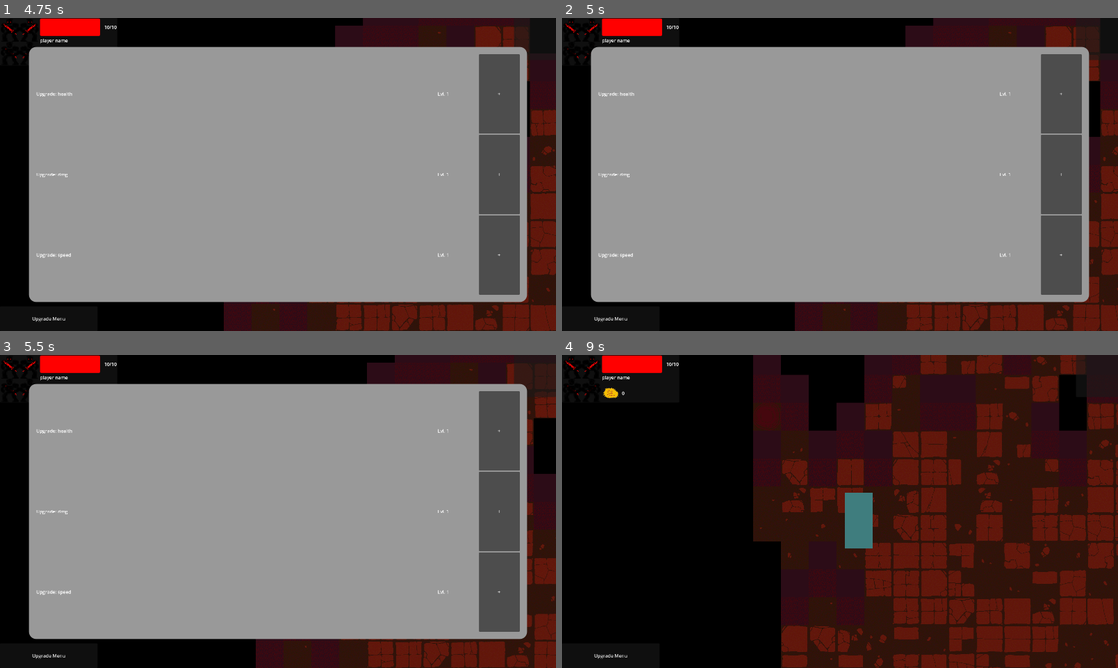
Above: before the commit, frames 1-4 (two rows, left to right).
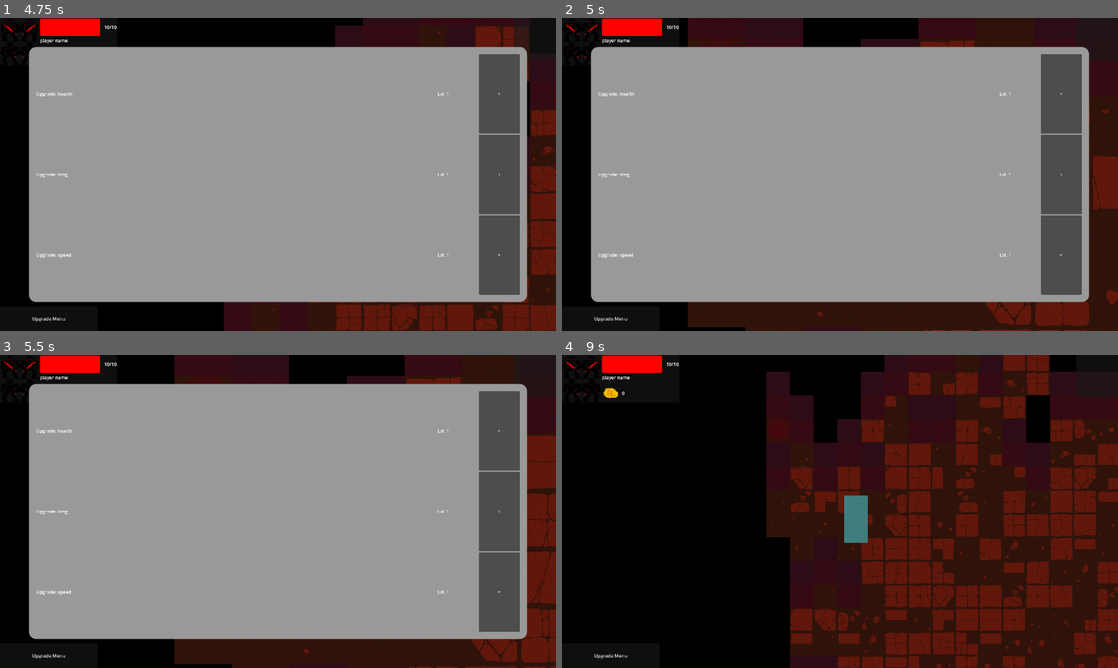
Above: after the commit, the same moments.

Repository: jible/capstone
Game: Godot game, scene res://scenes/testScenes/main_menu.tscn
The game is run twice, just before and just after one commit, with the same random seed, the same clock (stepped at 60 frames per second) and the same inputs. The engine's default icon, where the game draws it, is replaced by a stand-in: a white triangle on a blue panel in a dark square.
Inputs (mouse positions are in pixels of both pictures, inside the frame that each line leads up to):
- Up to frame 1 (4.75 s): click "Play" at 0.5 s; move the mouse to (400, 158) at 1.27 s; hold Right (right) 1.28-2.03 s; hold Space (attack) 1.28-2.03 s; move the mouse to (166, 190) at 2.02 s; hold Down (down) 2.03-2.78 s; tap Space (attack) at 2.1, 3.6 s; move the mouse to (333, 105) at 2.77 s; hold Right (right) 2.78-3.53 s; hold Space (attack) 2.78-3.53 s; move the mouse to (250, 237) at 3.52 s; hold Tab (OpenUpgrades) 3.53-4.28 s; move the mouse to (444, 221) at 4.27 s; hold Left (left) from 4.28 s (still down); hold Space (attack) from 4.28 s (still down)
- Up to frame 2 (5 s): keep holding Left (left); keep holding Space (attack); tap = (debug_zoom_in) at 4.9 s
- Up to frame 3 (5.5 s): keep holding Left (left); move the mouse to (111, 464) at 5.02 s; release Space (attack) at 5.03 s; tap Space (attack) at 5.1 s
- Up to frame 4 (9 s): tap - (debug_zoom_out) at 5.65 s; move the mouse to (867, 511) at 5.77 s; release Left (left) at 5.78 s; hold Down (down) 5.78-6.53 s; hold Space (attack) 5.78-6.53 s; move the mouse to (756, 433) at 6.52 s; hold Right (right) 6.53-7.28 s; tap Space (attack) at 6.6, 8.1 s; move the mouse to (962, 495) at 7.27 s; hold Tab (OpenUpgrades) 7.28-8.03 s; hold Space (attack) 7.28-8.03 s; move the mouse to (728, 527) at 8.02 s; hold Right (right) 8.03-8.78 s; move the mouse to (895, 442) at 8.77 s; hold Down (down) from 8.78 s (still down); hold Space (attack) from 8.78 s (still down)

Frame 1 is identical in both runs. In frame 2, 8.9% of the frame differs, in the area x 22-100%, y 0-100%; in frame 3, 8.7%; in frame 4, 27%, in the area x 34-100%, y 0-100%.

Commit message:
navmesh functioning for enemies!

Diff:
--- a/nav_mesh_maker.gd
+++ b/nav_mesh_maker.gd
@@ -1,14 +1,6 @@
 extends NavigationRegion2D
 class_name NavMeshMaker
 
-# Make a nav mesh region bound within corners(arg)
-# bake this area with the tile map in mind
-
 func make_mesh(corners):
-	var new_navigation_polygon = NavigationPolygon.new()
-	var bounding_outline = corners
-	new_navigation_polygon.add_outline(bounding_outline)
-	NavigationServer2D.bake_from_source_geometry_data(new_navigation_polygon, NavigationMeshSourceGeometryData2D.new());
-
-	navigation_polygon = new_navigation_polygon
+	# TODO Find a way to manually modify the outter bounds of the navmesh.
 	bake_navigation_polygon()
--- a/navigator.gd
+++ b/navigator.gd
@@ -19,7 +19,7 @@
 	if update_map() == null:
 		return null
 	calc_path()
-	return path [0]
+	return path [1]
 
 
 func update_target(target_char):
--- a/scenes/level_generator.tscn
+++ b/scenes/level_generator.tscn
@@ -20,6 +20,13 @@
 sources/0 = SubResource("TileSetAtlasSource_sr1dw")
 
 [sub_resource type="NavigationPolygon" id="NavigationPolygon_4vgcj"]
+vertices = PackedVector2Array(375529, 387622, -7935.87, 387929, -6989.11, -6390.58, 384411, -11048.4)
+polygons = Array[PackedInt32Array]([PackedInt32Array(0, 1, 2, 3)])
+outlines = Array[PackedVector2Array]([PackedVector2Array(-7039, -6440, -7986, 387979, 375578, 387672, 384462, -11099)])
+source_geometry_mode = 2
+source_geometry_group_name = &"pathfinder_collision"
+border_size = 1.0
+agent_radius = 50.0
 
 [node name="Level Generator" type="Node2D" node_paths=PackedStringArray("nav_mesh_maker")]
 script = ExtResource("1_imcpr")
@@ -27,7 +34,7 @@
 exit = ExtResource("3_8m6eb")
 nav_mesh_maker = NodePath("NavMeshMaker")
 
-[node name="Environment" type="TileMapLayer" parent="."]
+[node name="Environment" type="TileMapLayer" parent="." groups=["pathfinder_collision"]]
 tile_set = ExtResource("4_wlnp8")
 rendering_quadrant_size = 120
 navigation_enabled = false
--- a/scenes/prefabs/npcs/enemies/basic_enemy.tscn
+++ b/scenes/prefabs/npcs/enemies/basic_enemy.tscn
@@ -550,6 +550,7 @@
 collision_layer = 2
 collision_mask = 67
 motion_mode = 1
+wall_min_slide_angle = 0.0
 script = ExtResource("1_s78sa")
 mobility_manager = NodePath("Mobility Manager")
 state_machine = NodePath("State Machine")
--- a/scripts/camera/special_camera.gd
+++ b/scripts/camera/special_camera.gd
@@ -20,6 +20,10 @@
 
 # Called every frame. 'delta' is the elapsed time since the previous frame.
 func _process(delta):
+	if Input.is_action_pressed("debug_zoom_in"):
+		zoom *= 1.2
+	if Input.is_action_pressed("debug_zoom_out"):
+		zoom *= .8
 	if (follow_player):
 		pursuit(delta)
 	pass
--- a/scripts/characters/npc/enemy/basic_enemy/states/pursuit.gd
+++ b/scripts/characters/npc/enemy/basic_enemy/states/pursuit.gd
@@ -23,7 +23,6 @@
 		me.navigator.update_target(player)
 
 		var target_vector =  me.navigator.get_next_point() - me.global_position
-		print(target_vector)
 		if target_vector == null:
 			return
 		if (target_vector.length() < 10):
